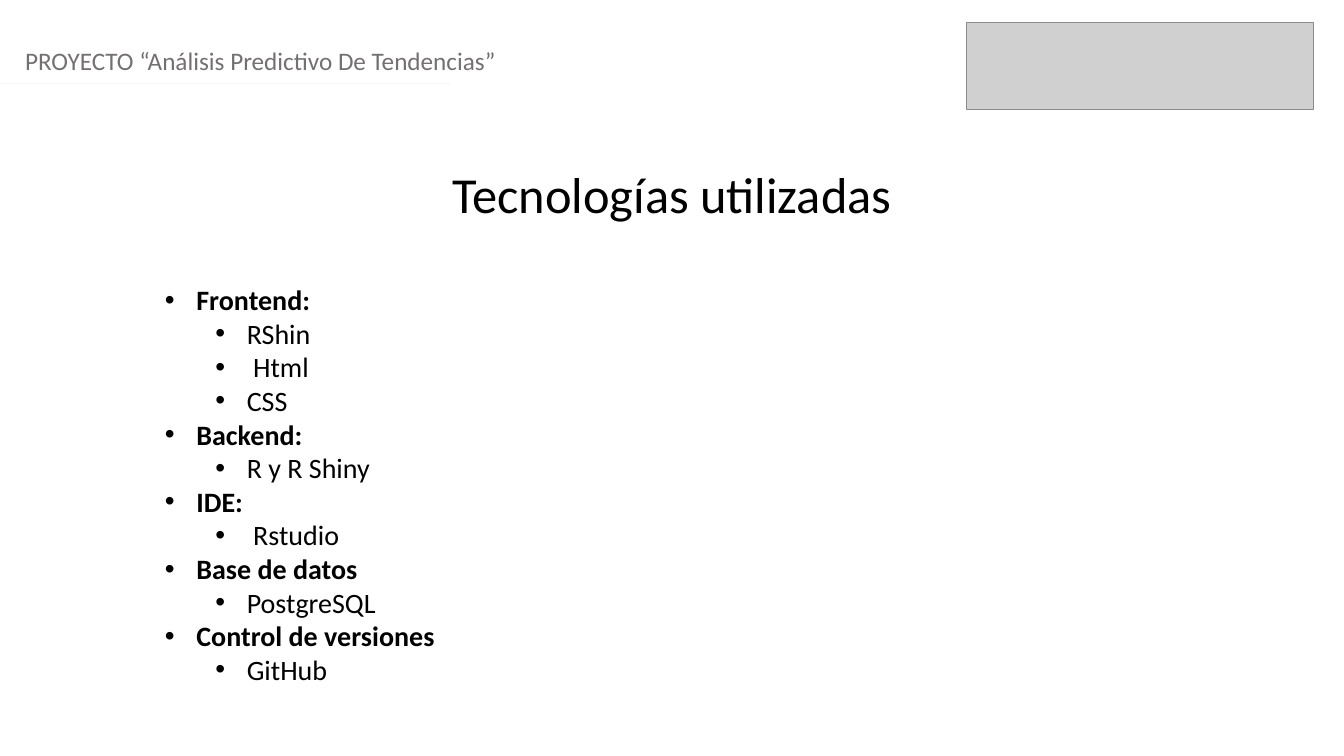
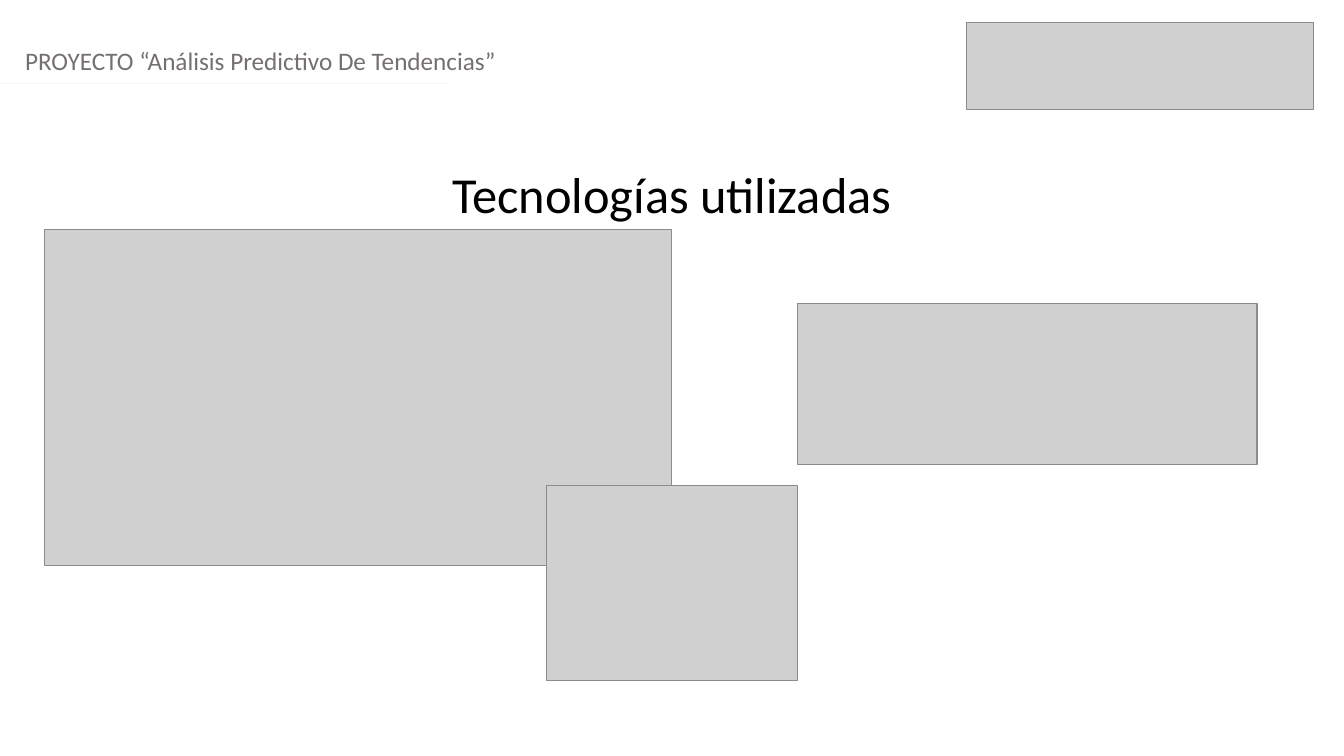
Before and after one commit to LucasCarrasco7/capstone-proyecto, a slide deck: slide 11 of Fase 3 /Evidencia Grupal/Formato Presentación final.pptx. Drawn at 1344x756 pixels with LibreOffice and Linux fonts; fonts in the diff are those of the drawing; grey boxes stand for pictures. Boxes give left, top, right and bottom in pixels: in the first picture for what was removed or moved away, otherwise in the second. Text is boxed around its words. In the diff, an @@ line names an element or a change of style, - is before the commit and + after.

```diff
--- a/Fase 3 /Evidencia Grupal/Formato Presentación final.pptx
+++ b/Fase 3 /Evidencia Grupal/Formato Presentación final.pptx
@@ picture added at (44,229,673,565) @@
@@ text removed at (196,290,434,681) @@
-• Frontend:
-  • RShin
-  • Html
-  • CSS
-• Backend:
-  • R y R Shiny
-• IDE:
-  • Rstudio
-• Base de datos
-  • PostgreSQL
-• Control de versiones
-  • GitHub
@@ picture added at (799,303,1258,465) @@
@@ picture added at (546,486,799,682) @@
```
Also in this commit, not shown: 8 other slides changed, 1 slide added, 1 slide removed.
